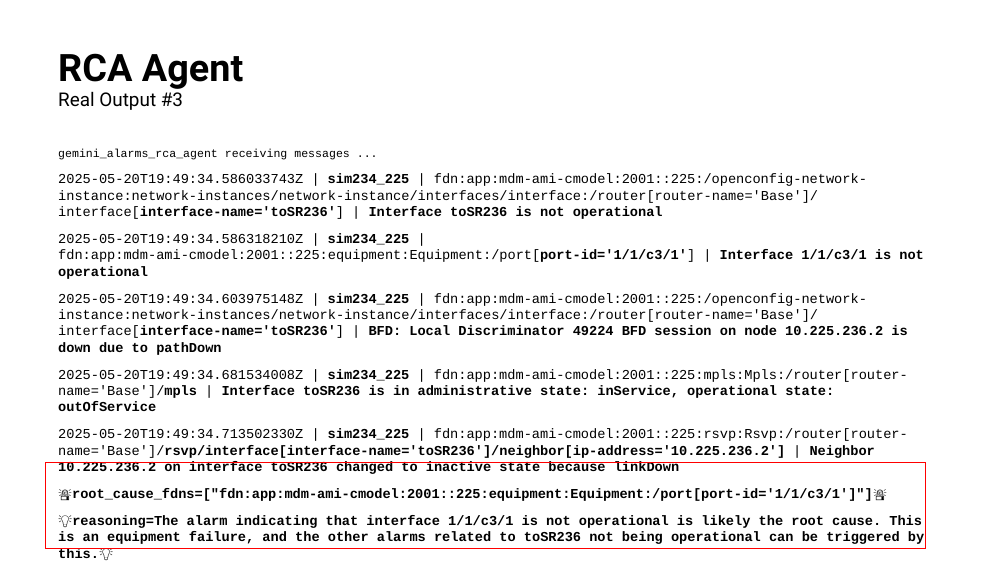
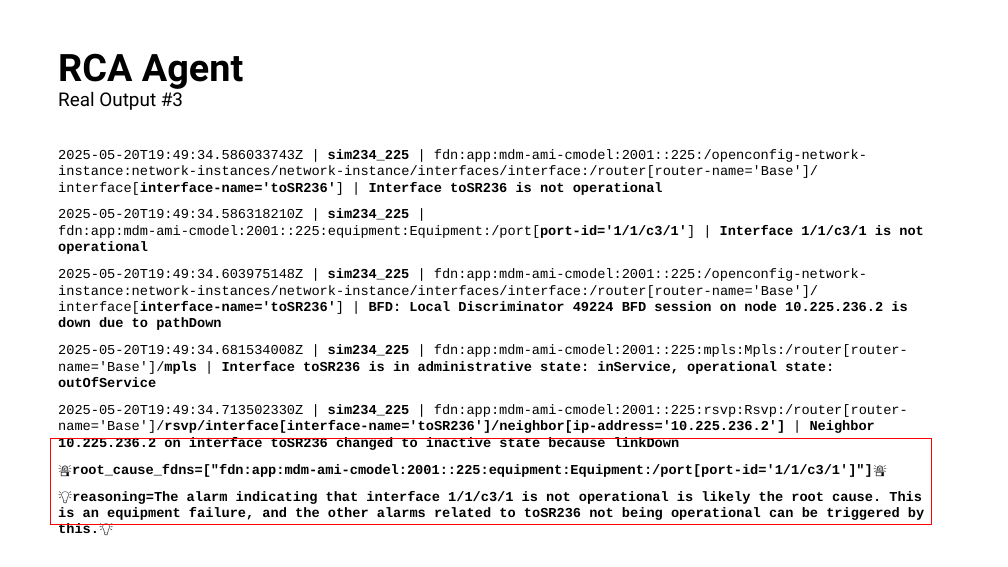
Before and after one commit to ml-rpirbhai/ai_network_rca_agent, a slide deck: slide 10 of Presentation.pptx. Drawn at 1008x567 pixels with LibreOffice and Linux fonts; fonts in the diff are those of the drawing. Boxes give left, top, right and bottom in pixels: in the first picture for what was removed or moved away, otherwise in the second. Text is boxed around its words. In the diff, an @@ line names an element or a change of style, - is before the commit and + after.

```diff
--- a/Presentation.pptx
+++ b/Presentation.pptx
@@ text at [58,149,350,160]: paragraph removed @@
-gemini_alarms_rca_agent receiving messages ...
@@ rectangle: place and size @@
-rectangle at [45,463,926,548]
+rectangle at [51,439,932,524]
```
Also in this commit, not shown: 10 other slides changed, 8 other files.
